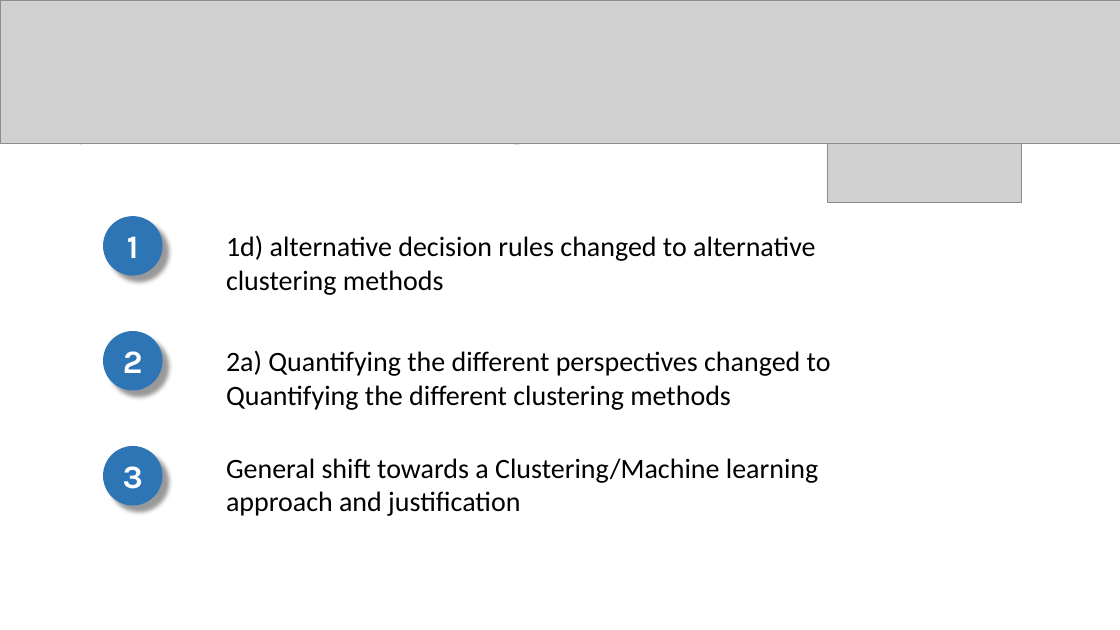
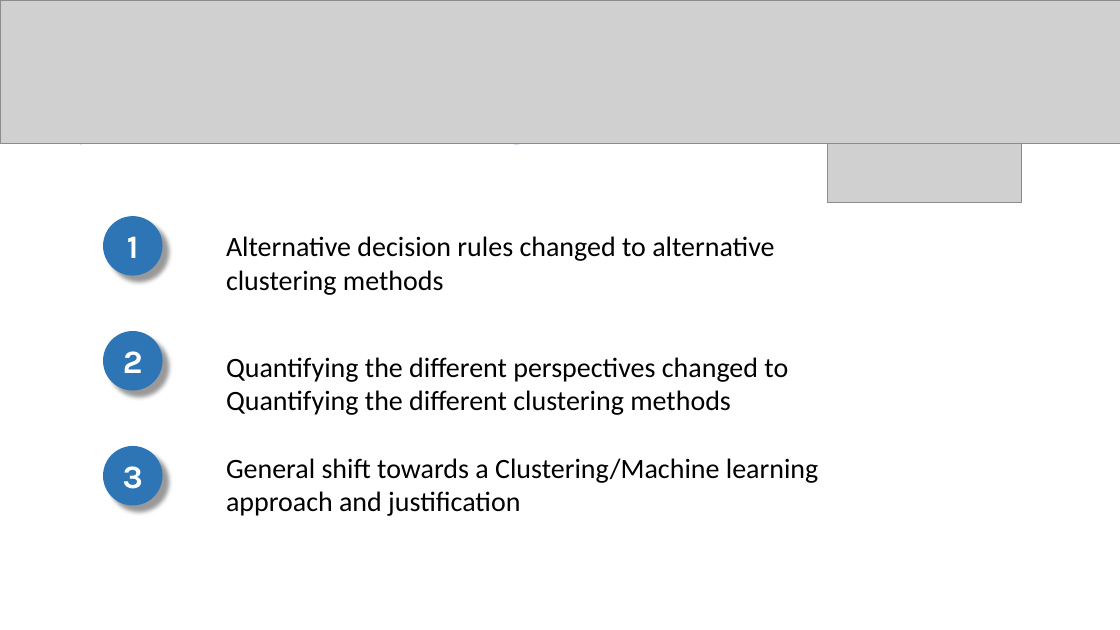
Before and after one commit to Brownsey/wild_pollinators, a slide deck: slide 7 of Project Presentation.pptx. Drawn at 1120x630 pixels with LibreOffice and Linux fonts; fonts in the diff are those of the drawing; grey boxes stand for pictures. Boxes give left, top, right and bottom in pixels: in the first picture for what was removed or moved away, otherwise in the second. Text is boxed around its words. In the diff, an @@ line names an element or a change of style, - is before the commit and + after.

```diff
--- a/Project Presentation.pptx
+++ b/Project Presentation.pptx
@@ text at (x1=226, y1=236, x2=774, y2=295): text changed @@
-1d) alternative decision rules changed to alternative clustering methods
+Alternative decision rules changed to alternative clustering methods
@@ text at (x1=226, y1=357, x2=788, y2=415): text changed @@
-2a) Quantifying the different perspectives changed to Quantifying the different clustering methods
+Quantifying the different perspectives changed to Quantifying the different clustering methods
```
Also in this commit, not shown: 8 other slides changed, 4 other files.
